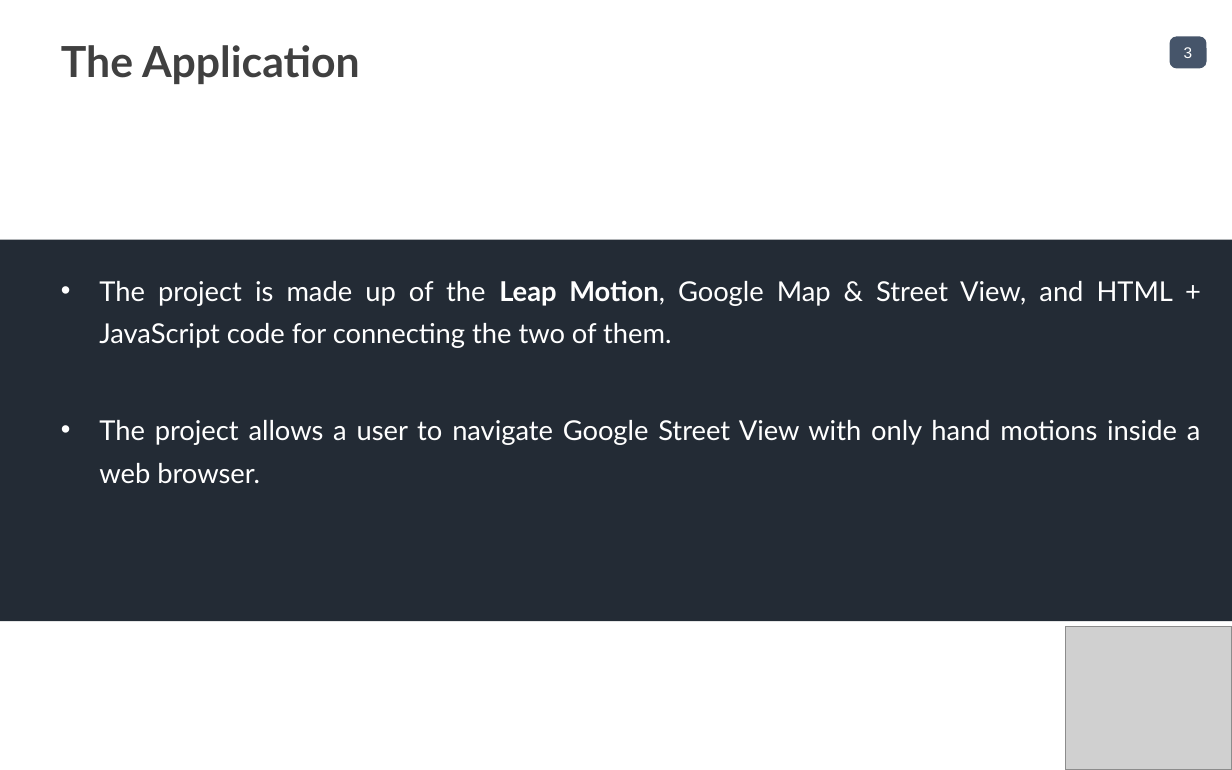
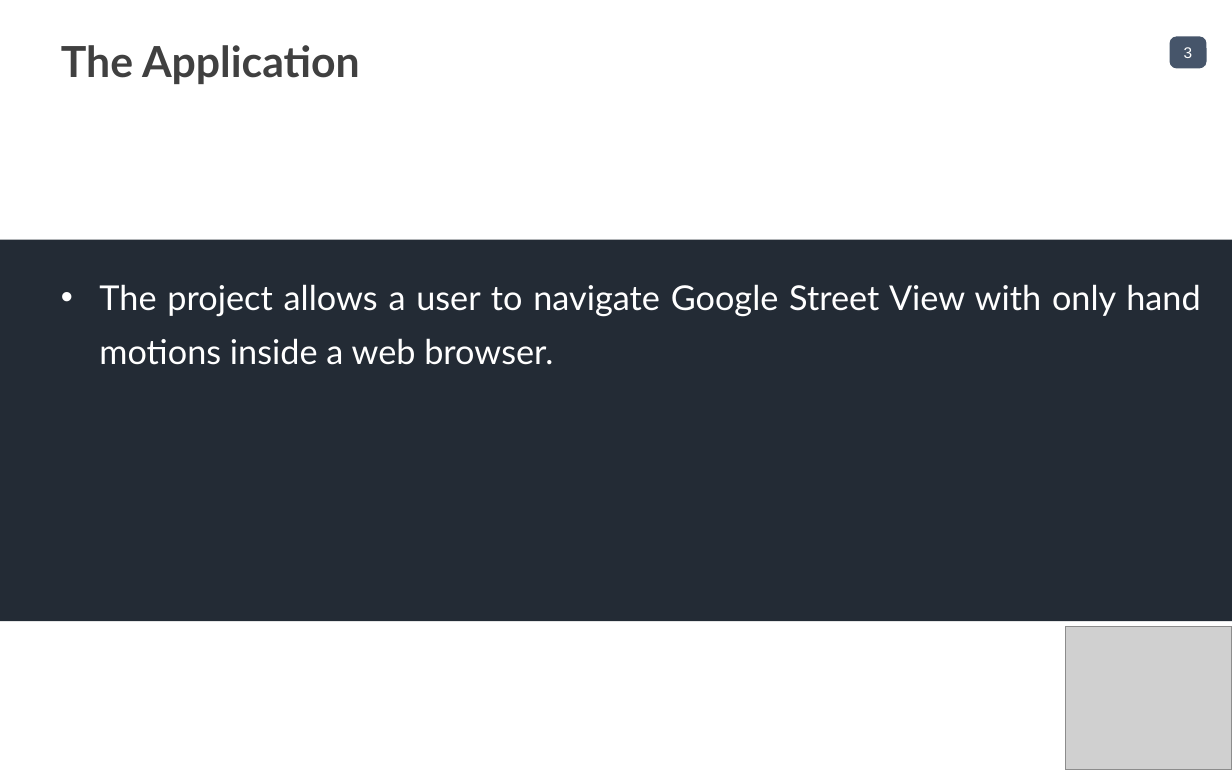
Before and after one commit to PedroHOMota/4Year_GESTURE_BASED_UI_DEVELOPMENT, a slide deck: slide 3 of Presentation - Project.pptx. Drawn at 1232x770 pixels with LibreOffice and Linux fonts; fonts in the diff are those of the drawing; grey boxes stand for pictures. Boxes give left, top, right and bottom in pixels: in the first picture for what was removed or moved away, otherwise in the second. Text is boxed around its words. In the diff, an @@ line names an element or a change of style, - is before the commit and + after.

Commit message:
Update the presentation

```diff
--- a/Presentation - Project.pptx
+++ b/Presentation - Project.pptx
@@ text "The project allows a user ..." at bbox=[99, 284, 1200, 365]: size 16 to 20 pt @@
@@ text at bbox=[99, 280, 1173, 348]: paragraph removed @@
-• The project is made up of the Leap Motion, Google Map & Street View, and HTML + JavaScript code for connecting the two of them.
```
Also in this commit, not shown: 1 other slide changed.
